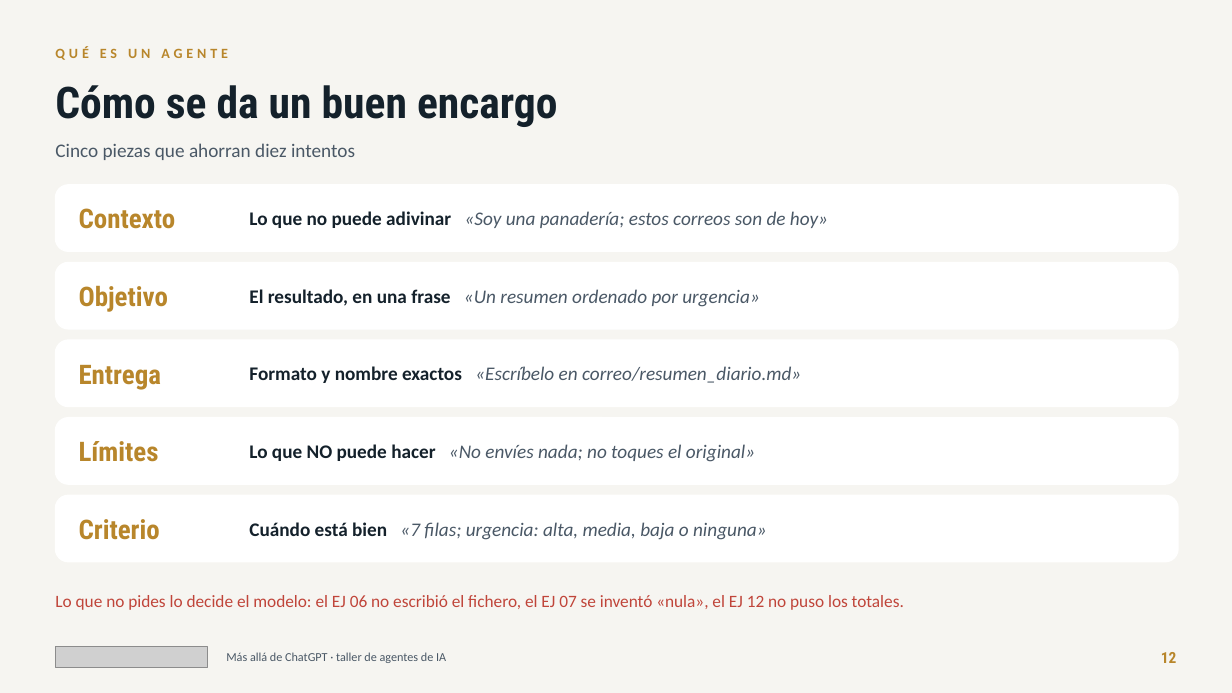
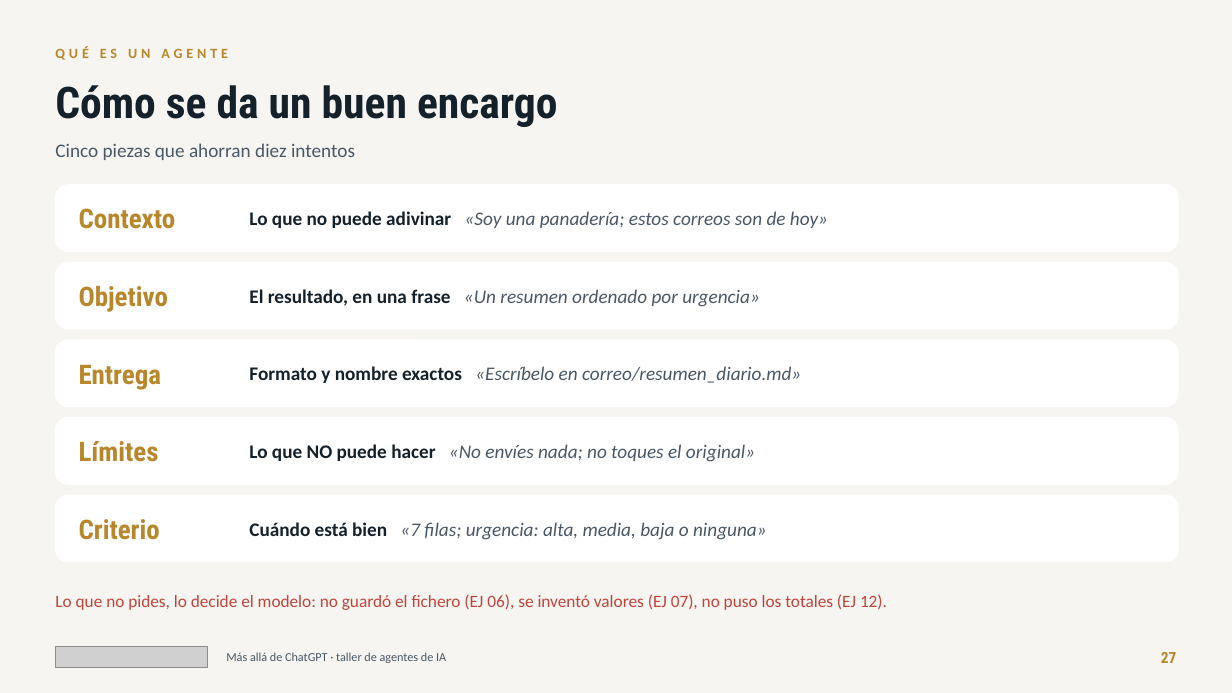
Before and after one commit to jlasherasTracasa/taller_semana_ia_2026, a slide deck: slide 27 of presentacion/taller-agentes-ia.pptx (slide 12 before the commit). Drawn at 1232x693 pixels with LibreOffice and Linux fonts; fonts in the diff are those of the drawing; grey boxes stand for pictures. Boxes give left, top, right and bottom in pixels: in the first picture for what was removed or moved away, otherwise in the second. Text is boxed around its words. In the diff, an @@ line names an element or a change of style, - is before the commit and + after.

Commit message:
Presentación: historia y teoría, una diapositiva por pieza con su ejercicio, demos y plan del día
- Nuevo bloque «Cómo hemos llegado aquí»: dos líneas de tiempo (1950-2016 y 2017-2026) y teoría en lenguaje llano
  (qué es un modelo de lenguaje, cómo aprende, el contexto).
- Una diapositiva por pieza con su ejercicio y un sello DEMO EN DIRECTO o PRÁCTICA: ReAct, tools, AGENTS.md,
  comandos, skills, MCP, subagentes y permisos.
- Al principio: demos y prácticas, el plan de hoy (qué demo va en cada momento), preparar el ordenador en Windows,
  modo interactivo y plan B.
- «Lo que aprendimos» reescrito en sencillo (qué pasó, por qué, qué hacemos ahora) y un caso nuevo: mismo encargo,
  distinto resultado.
- EJ 07: el encargo dice qué hacer con un correo legítimo que trae instrucciones ocultas (3 de 3 con GLM).
- taller.py lanzar cambia a otro modelo gratuito si el actual llega a su límite de uso.

```diff
--- a/presentacion/taller-agentes-ia.pptx
+++ b/presentacion/taller-agentes-ia.pptx
@@ text at (55, 594, 887, 610): text changed @@
-Lo que no pides lo decide el modelo: el EJ 06 no escribió el fichero, el EJ 07 se inventó «nula», el EJ 12 no puso los totales.
+Lo que no pides, lo decide el modelo: no guardó el fichero (EJ 06), se inventó valores (EJ 07), no puso los totales (EJ 12).
@@ text at (1161, 652, 1177, 663): text changed @@
-12
+27
```
Also in this commit, not shown: 28 other slides changed, 19 slides added, 3 slides removed, 6 other files.
